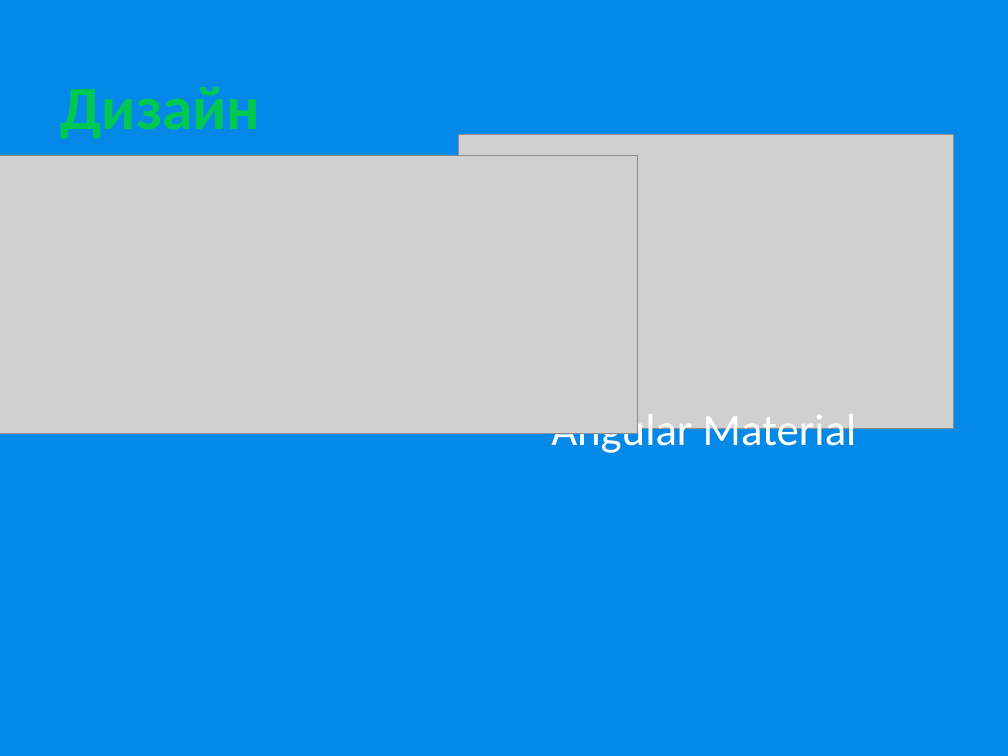
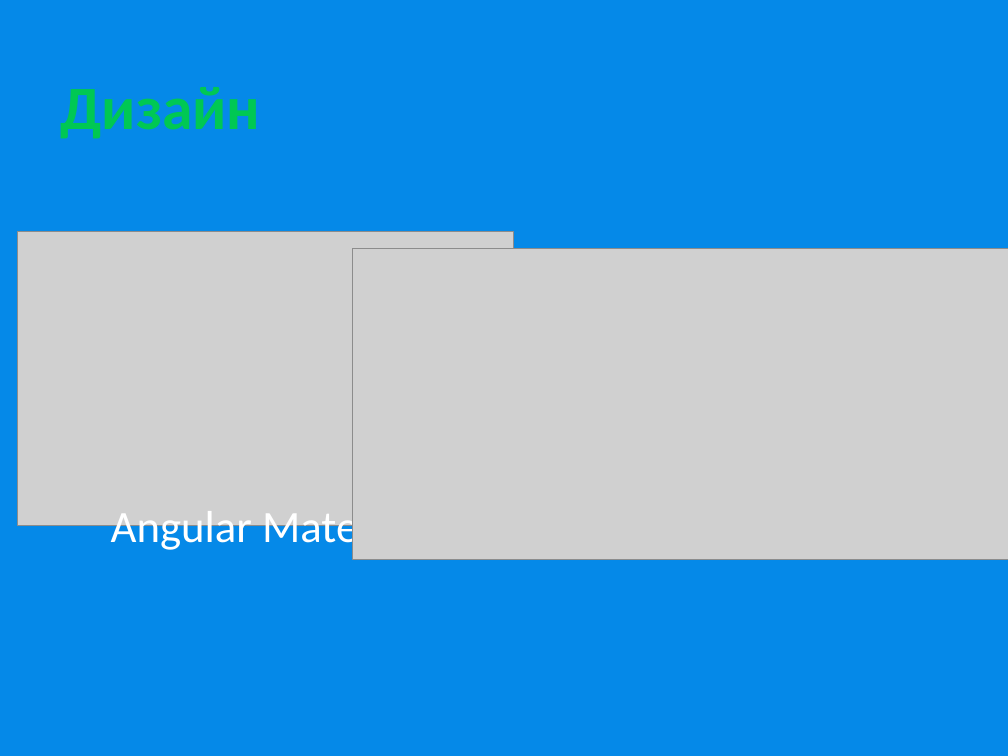
Before and after one commit to kachamaka/plannerix-frontend, a slide deck: slide 7 of 40.pptx (slide 6 before the commit). Drawn at 1008x756 pixels with LibreOffice and Linux fonts; fonts in the diff are those of the drawing; grey boxes stand for pictures. Boxes give left, top, right and bottom in pixels: in the first picture for what was removed or moved away, otherwise in the second. Text is boxed around its words. In the diff, an @@ line names an element or a change of style, - is before the commit and + after.

```diff
--- a/40.pptx
+++ b/40.pptx
@@ picture: place and size @@
-picture at bbox=[459, 134, 955, 428]
+picture at bbox=[17, 232, 513, 526]
@@ picture: place and size @@
-picture at bbox=[0, 156, 637, 433]
+picture at bbox=[353, 249, 1008, 560]
@@ text "Angular Material": place and size @@
-text "Angular Material" at bbox=[551, 408, 857, 457]
+text "Angular Material" at bbox=[111, 505, 416, 554]
```
Also in this commit, not shown: 2 slides added, 1 slide removed.
